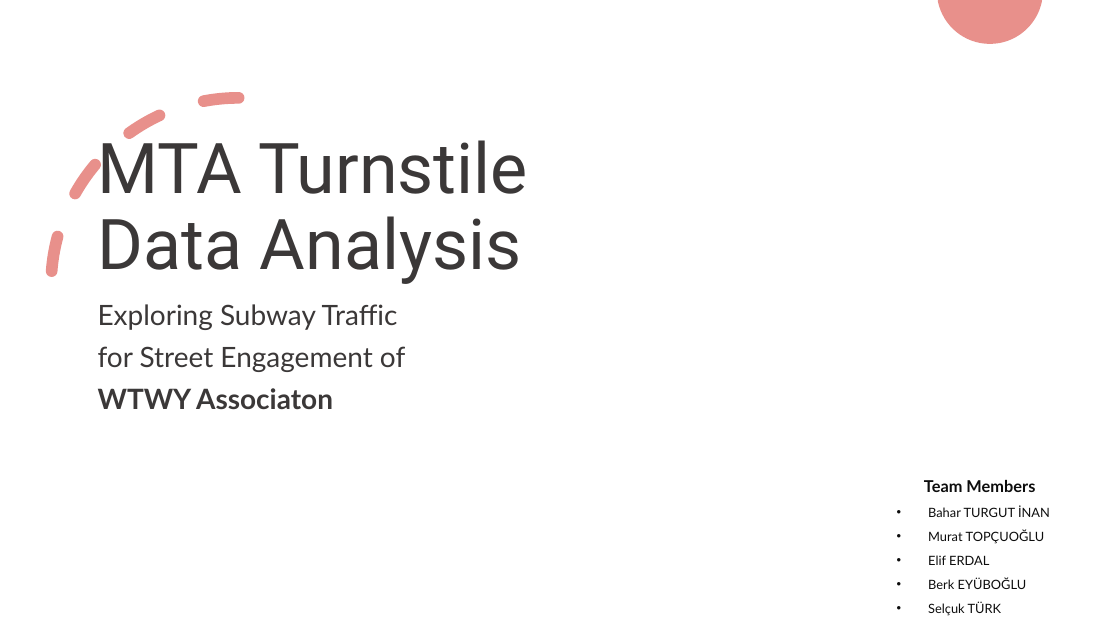
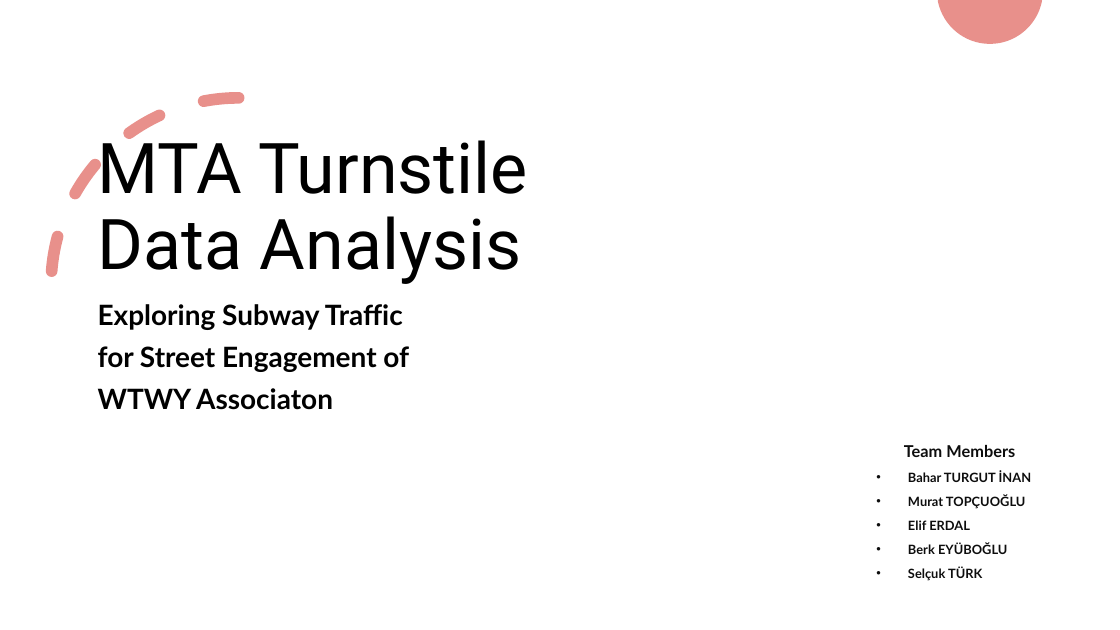
Before and after one commit to baharturgutinan/istdsa_bahar, a slide deck: slide 1 of WTWY Street Teams_2.pptx. Drawn at 1120x630 pixels with LibreOffice and Linux fonts; fonts in the diff are those of the drawing; background and template pictures are left out. Boxes give left, top, right and bottom in pixels: in the first picture for what was removed or moved away, otherwise in the second. Text is boxed around its words. In the diff, an @@ line names an element or a change of style, - is before the commit and + after.

```diff
--- a/WTWY Street Teams_2.pptx
+++ b/WTWY Street Teams_2.pptx
@@ title "MTA Turnstile Data Analysis" at bbox=[98, 129, 528, 284]: text colour #3B3838 to #000000 @@
@@ subtitle "Exploring Subway Traffic" at bbox=[98, 304, 409, 410]: text colour #3B3838 to #000000; bold on in "Exploring Subway Traffic", "for Street Engagement of" @@
@@ text "Team Members": place and size @@
-text "Team Members" at bbox=[924, 480, 1050, 616]
+text "Team Members" at bbox=[904, 445, 1032, 581]
@@ text at bbox=[908, 471, 1032, 581]: bold on in "Bahar TURGUT İNAN", "Murat TOPÇUOĞLU", "Elif ERDAL", "Berk EYÜBOĞLU" and 1 more places @@
```
Also in this commit, not shown: 1 other slide changed, 6 slides added.
